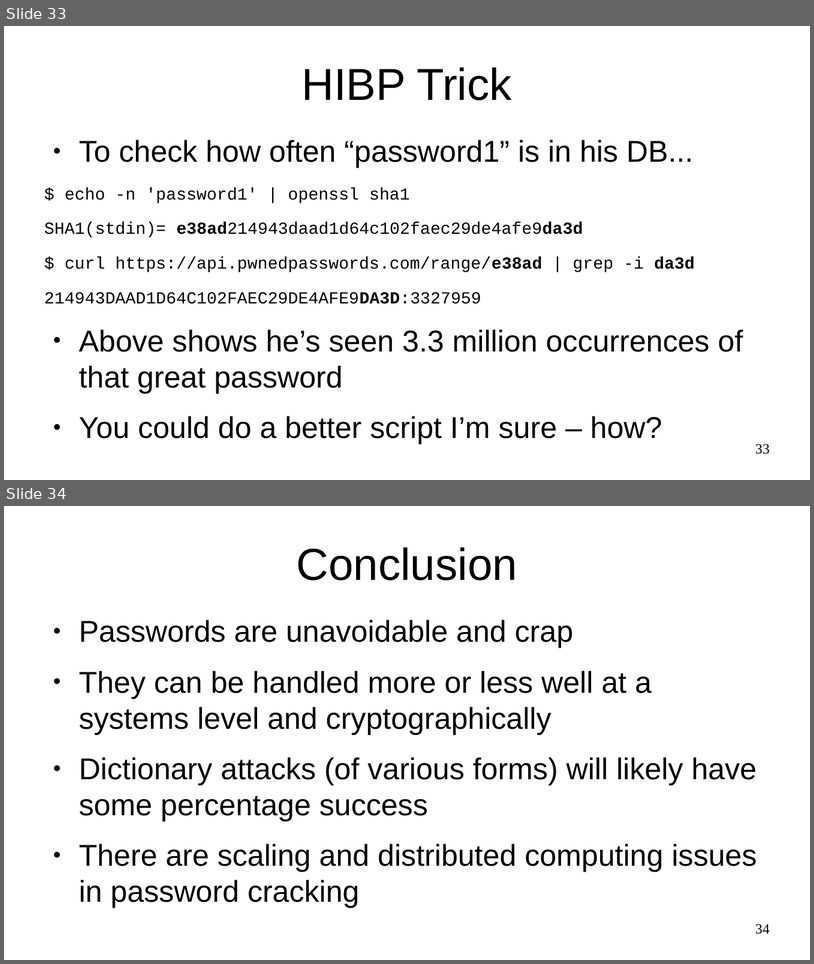
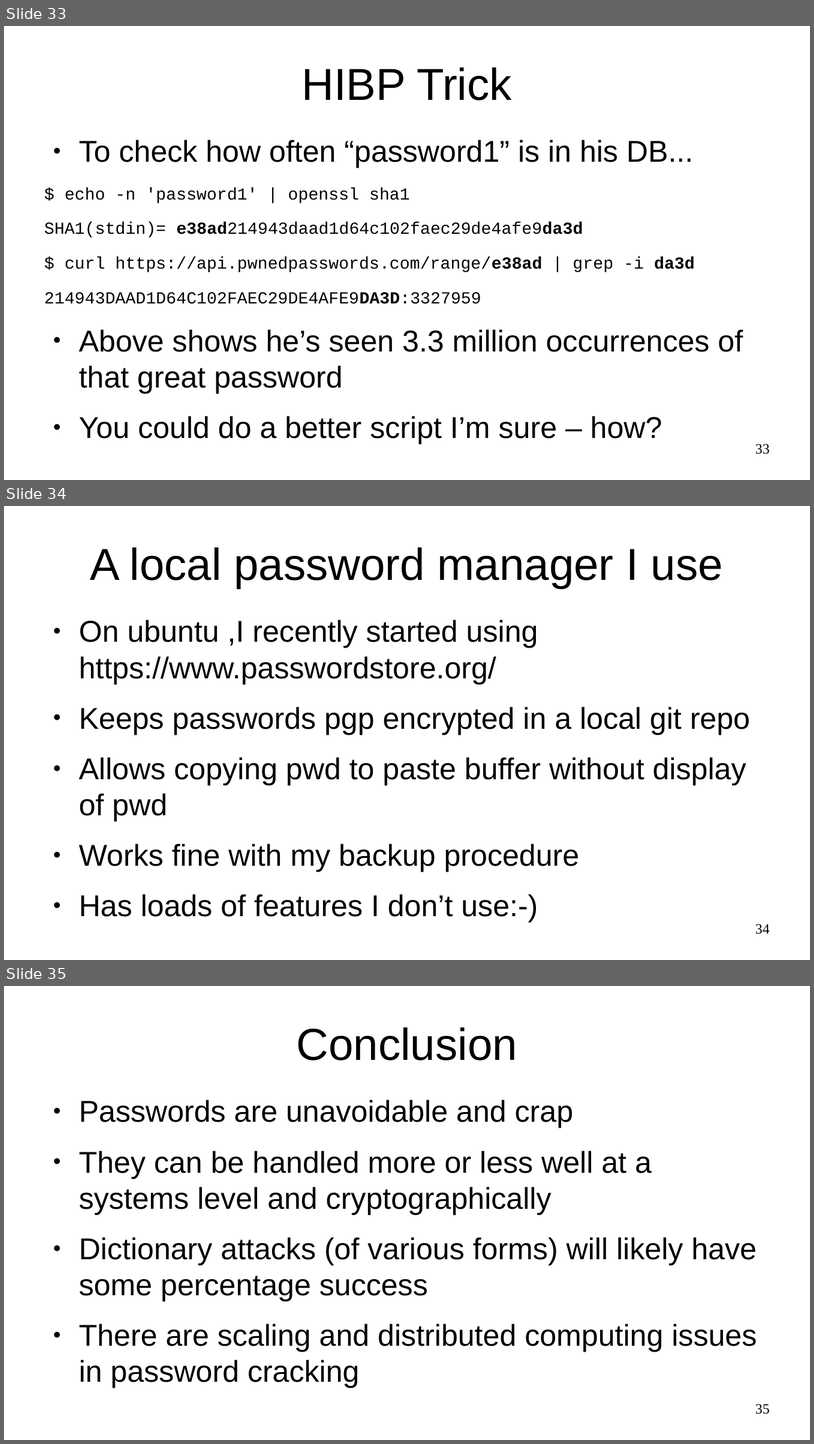
Before and after one commit to sftcd/cs7053, a slide deck: 2024lectures/03-passwords.odp. Shown one above the other, each under a label of ours: slides 33 and 34 before the commit, slides 33, 34 and 35 after it. The pictures are 814x964 and 814x1444 pixels, drawn with LibreOffice and Linux fonts; fonts in the diff are those of the drawing. Boxes give left, top, right and bottom in pixels: in the first picture for what was removed or moved away, otherwise in the second. Text is boxed around its words. In the diff, an @@ line names an element or a change of style, - is before the commit and + after.

```diff
--- a/2024lectures/03-passwords.odp
+++ b/2024lectures/03-passwords.odp
@@ slide 34 added at (4,506,810,960), background #FFFFFF @@
@@ title added at (90,547,723,588), 44 pt, text #000000 @@
+A local password manager I use
@@ text added at (79,619,750,922), 29.6 pt, text #000000 @@
+● On ubuntu ,I recently started using https://www.passwordstore.org/
+● Keeps passwords pgp encrypted in a local git repo
+● Allows copying pwd to paste buffer without display of pwd
+● Works fine with my backup procedure
+● Has loads of features I don’t use:-)
@@ page number added at (756,924,770,934), 14 pt, text #000000 @@
+34
@@ what was slide 34 is now slide 35 @@
@@ page number at (756,1404,770,1414): text changed @@
-34
+35
```
Also in this commit, not shown: 5 slides changed, 5 other files.
